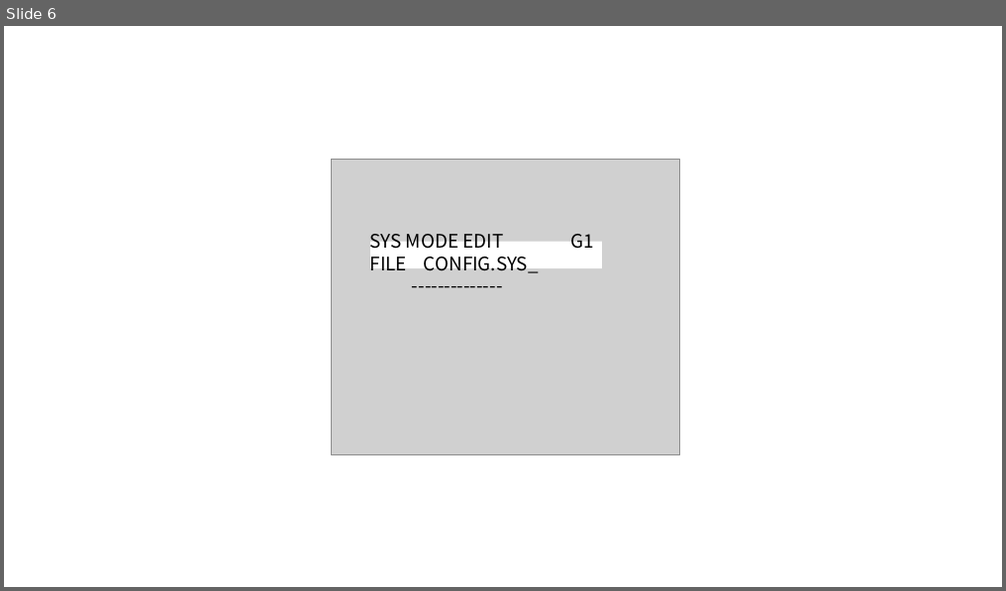
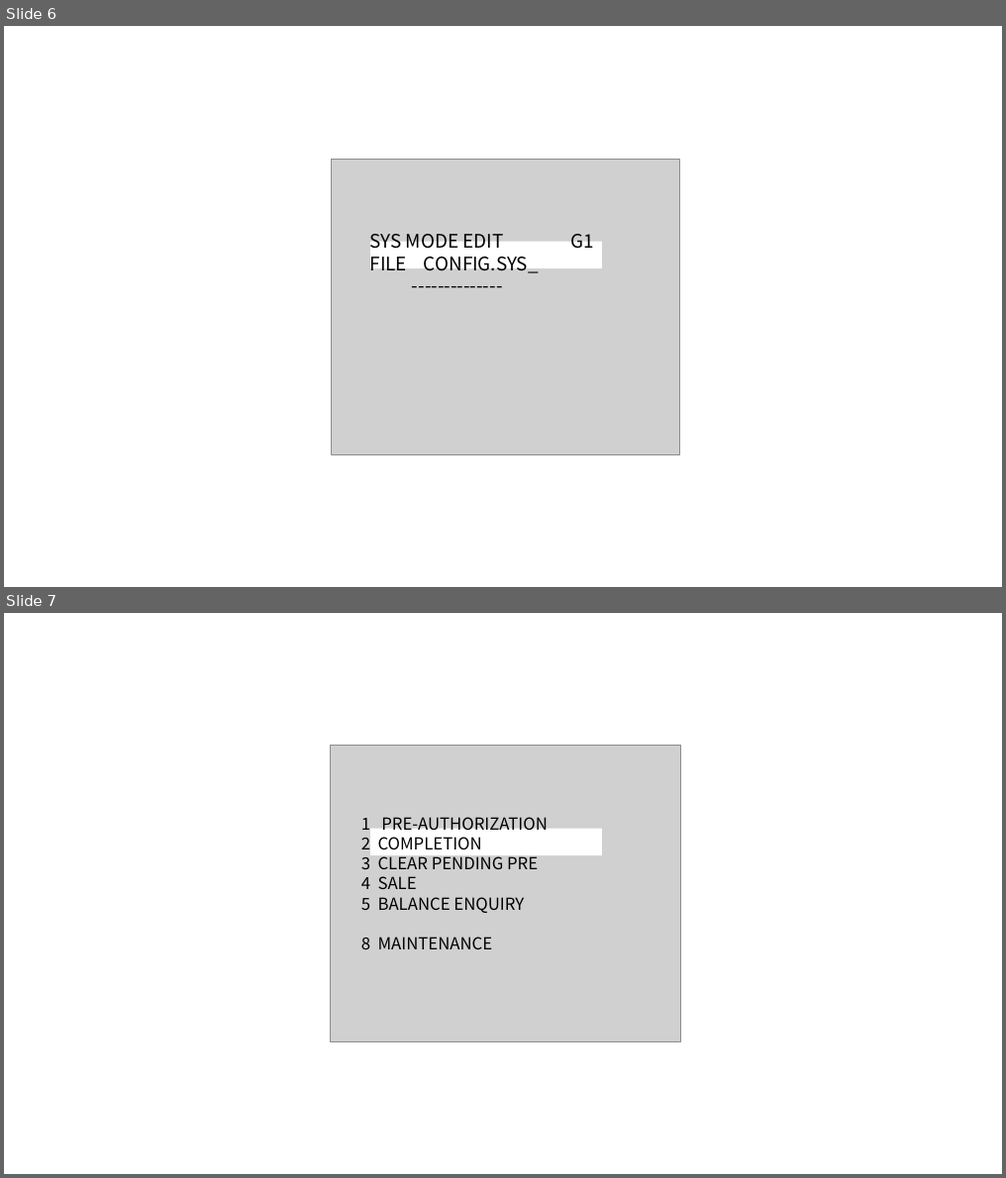
Before and after one commit to Jesusdiazcienciadatos/ationetdocs, a slide deck: Content/Images/standAloneTerminal/standAloneTerminalImages.pptx. Shown one above the other, each under a label of ours: slide 6 before the commit, slides 6 and 7 after it. The pictures are 1006x591 and 1006x1178 pixels, drawn with LibreOffice and Linux fonts; fonts in the diff are those of the drawing; grey boxes stand for pictures. Boxes give left, top, right and bottom in pixels: in the first picture for what was removed or moved away, otherwise in the second. Text is boxed around its words. In the diff, an @@ line names an element or a change of style, - is before the commit and + after.

```diff
--- a/Content/Images/standAloneTerminal/standAloneTerminalImages.pptx
+++ b/Content/Images/standAloneTerminal/standAloneTerminalImages.pptx
@@ slide 7 added at <box>4,613,1002,1174</box>, background #FFFFFF @@
@@ picture added at <box>331,746,681,1042</box> @@
@@ text added at <box>361,817,548,950</box>, 16 pt, text #000000 @@
+1 PRE-AUTHORIZATION
+2 COMPLETION
+3 CLEAR PENDING PRE
+4 SALE
+5 BALANCE ENQUIRY
+8 MAINTENANCE
@@ rectangle added at <box>371,829,602,856</box>, fill #FFFFFF @@
```
Also in this commit, not shown: 15 other slides added, 19 other files.
